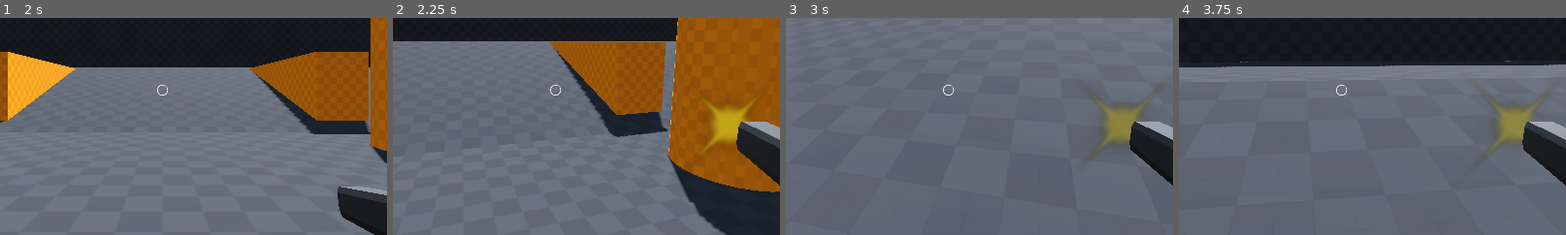
Above: before the commit, frames 1-4 (left to right).
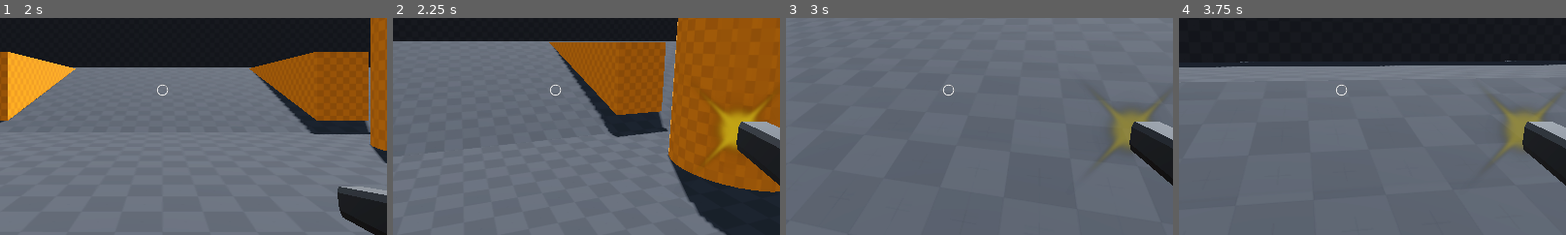
Above: after the commit, the same moments.

Repository: TwoBloodySpoons/blood-for-blood
Game: Godot game, scene res://world.tscn
The game is run twice, just before and just after one commit, with the same random seed, the same clock (stepped at 60 frames per second) and the same inputs.
Inputs (mouse positions are % of the whole screen's width and height, from its top left):
- Up to frame 1 (2 s): click (50, 59) at 0.52 s; type "12" at 0.6 s; click "Host" at 1.25 s
- Up to frame 2 (2.25 s): tap Enter (ui_accept) at 2 s; move the mouse to (55, 50) at 2.02 s; hold E (up) from 2.03 s (still down); click (55, 50) at 2.1 s
- Up to frame 3 (3 s): keep holding E (up); tap Enter (ui_accept) at 2.27 s; move the mouse to (45, 50) at 2.77 s; click (45, 50) at 2.85 s
- Up to frame 4 (3.75 s): keep holding E (up); tap Enter (ui_accept) at 3.02 s; move the mouse to (52, 48) at 3.52 s; click (52, 48) at 3.6 s
The pictures show only the part of the screen within x 29-79%, y 33-83%; the shares and areas given below are measured in that part.

Frame 1 is identical in both runs. In frame 2, 1.0% of the frame differs, in the area x 80-96%, y 38-63%; in frame 3, 1.1%; in frame 4, 1.1%, in the area x 78-98%, y 34-67%.

Commit message:
weapon model update

Diff:
--- a/player.tscn
+++ b/player.tscn
@@ -180,7 +180,7 @@
 transform = Transform3D(1, 0, 0, 0, 1, 0, 0, 0, 1, 0.5, -0.25, -0.5)
 
 [node name="Muzzle" type="GPUParticles3D" parent="Camera3D/RocketPistol"]
-transform = Transform3D(1, 0, 0, 0, 0.999999, 0, 0, 0, 0.999999, 0, 0.0585748, -0.334776)
+transform = Transform3D(1, 0, 0, 0, 0.999999, 0, 0, 0, 0.999999, 0, 0.0585748, -0.294313)
 emitting = false
 amount = 1
 lifetime = 0.25
--- a/world.gd
+++ b/world.gd
@@ -9,7 +9,7 @@
 
 
 
-func _unhandled_input(event):
+func _unhandled_input(_event):
 	if Input.is_action_just_pressed("quit"):
 		get_tree().quit()
 
